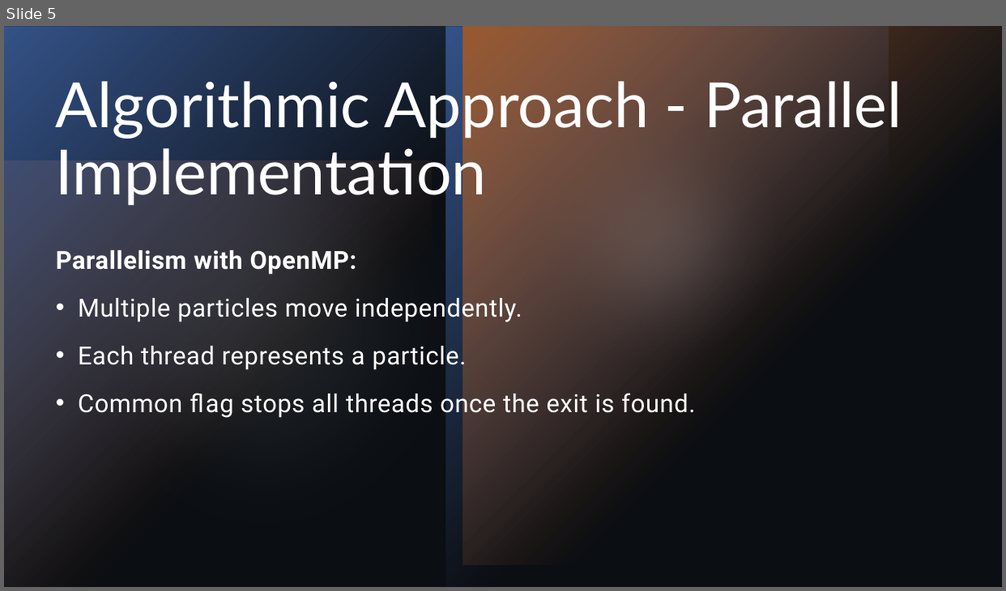
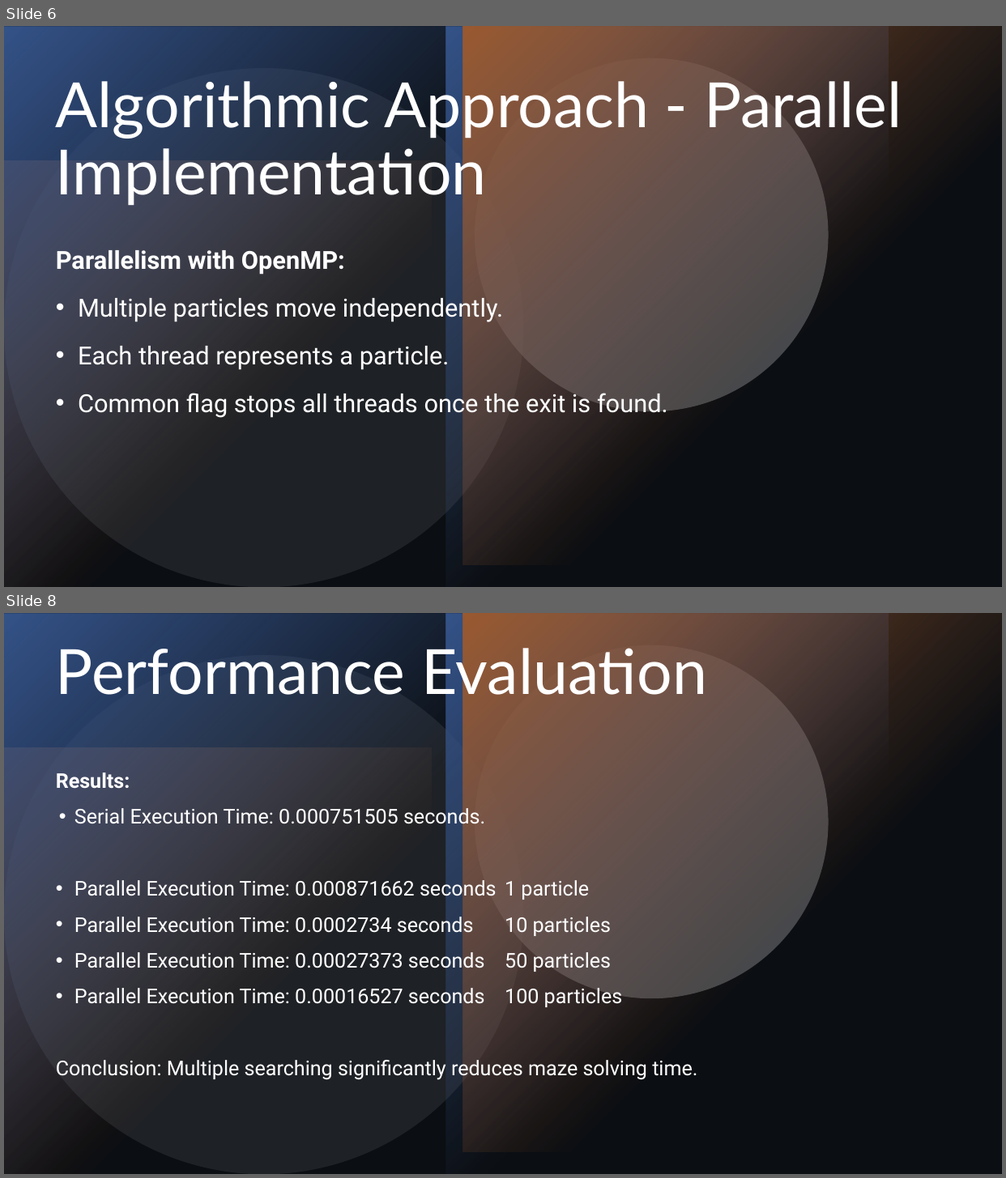
Before and after one commit to R-Marconi01/Maze-Solver, a slide deck: Maze Solver.pptx. Shown one above the other, each under a label of ours: slide 5 before the commit, slides 6 and 8 after it; the slides between them are not shown. The pictures are 1006x591 and 1006x1178 pixels, drawn with LibreOffice and Linux fonts; fonts in the diff are those of the drawing. Boxes give left, top, right and bottom in pixels: in the first picture for what was removed or moved away, otherwise in the second. Text is boxed around its words. In the diff, an @@ line names an element or a change of style, - is before the commit and + after.

```diff
--- a/Maze Solver.pptx
+++ b/Maze Solver.pptx
@@ slide 8 added at (4,613,1002,1174), background #000000; not listed: 7 template elements that a slide beside it also shows @@
@@ title added at (56,641,707,705), 60 pt, text #FFFFFF @@
+Performance Evaluation
@@ text added at (56,773,697,1080), 19.6 pt, text #FFFFFF @@
+Results:
+• Serial Execution Time: 0.000751505 seconds.
+• Parallel Execution Time: 0.000871662 seconds 1 particle
+• Parallel Execution Time: 0.0002734 seconds 10 particles
+• Parallel Execution Time: 0.00027373 seconds 50 particles
+• Parallel Execution Time: 0.00016527 seconds 100 particles
+Conclusion: Multiple searching significantly reduces maze solving time.
@@ what was slide 5 is now slide 6 @@
@@ slide 6 changed as well @@
@@ mirrored; rotation 180 to 0 degrees in 3 elements at (4,26,446,587), (446,26,889,587), (463,26,1002,565) @@
@@ mirrored; rotation 0 to 180 degrees in 3 elements at (475,58,829,412), (4,68,523,587), (4,160,432,587) @@
@@ text "Parallelism with OpenMP:" at (56,250,668,419): letter spacing 0.5 to 0 pt; less space between paragraphs @@
```
Also in this commit, not shown: 3 other slides changed, 3 other slides added, 4 slides removed.
